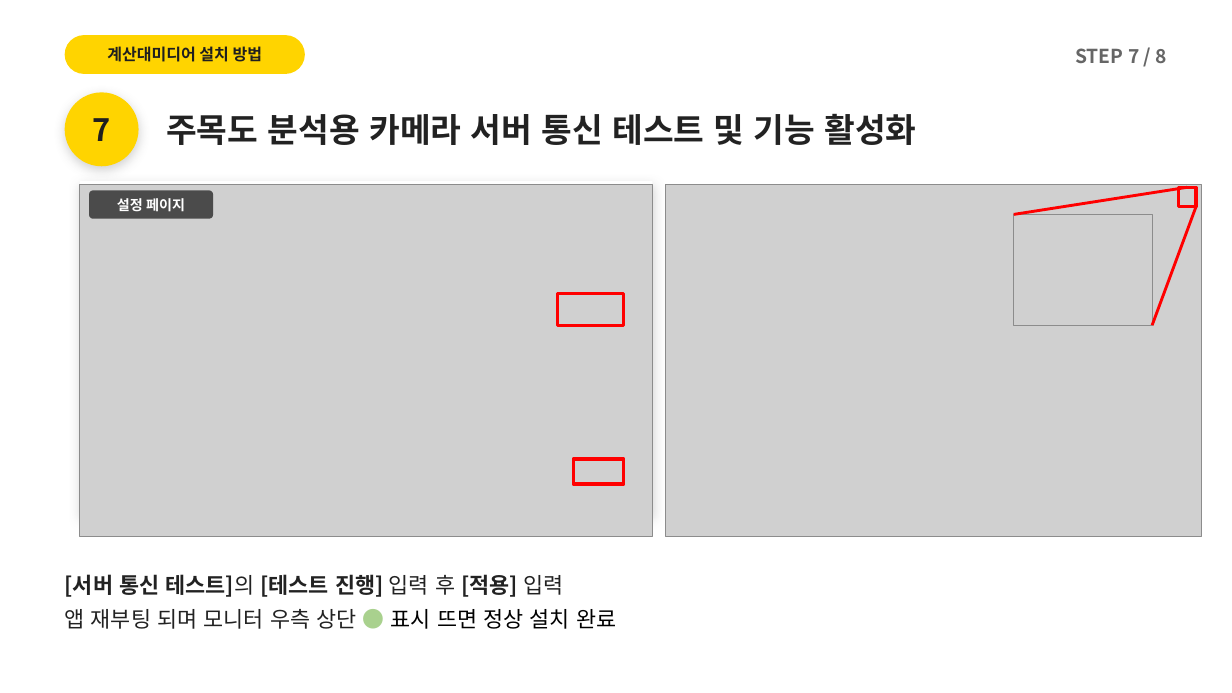
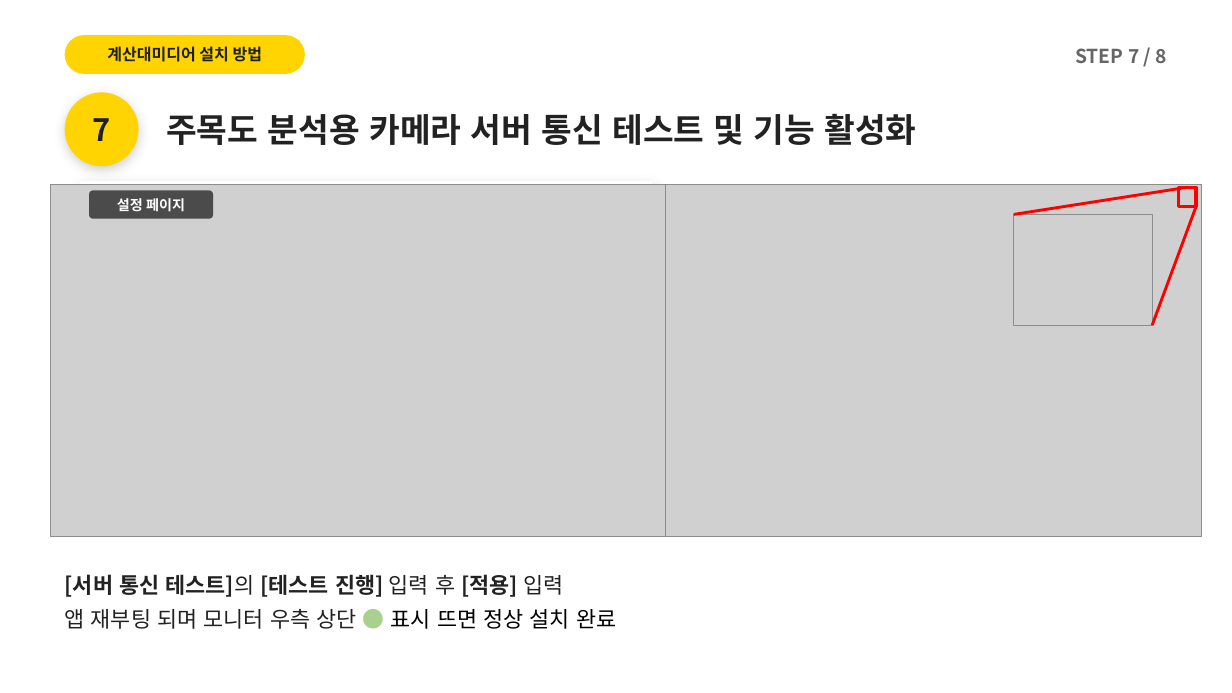
Before and after one commit to alsdn2947/ars, a slide deck: slide 28 of 이마트_AI카메라_설치매뉴얼.pptx. Drawn at 1232x693 pixels with LibreOffice and Linux fonts; fonts in the diff are those of the drawing; grey boxes stand for pictures. Boxes give left, top, right and bottom in pixels: in the first picture for what was removed or moved away, otherwise in the second. Text is boxed around its words. In the diff, an @@ line names an element or a change of style, - is before the commit and + after.

```diff
--- a/이마트_AI카메라_설치매뉴얼.pptx
+++ b/이마트_AI카메라_설치매뉴얼.pptx
@@ picture: place and size @@
-picture at box(79, 185, 653, 536)
+picture at box(51, 185, 682, 536)
@@ rectangle removed at box(558, 294, 625, 325) @@
@@ rectangle removed at box(573, 459, 624, 484) @@
```
Also in this commit, not shown: 8 other slides changed, 1 slide added, 1 other file.
